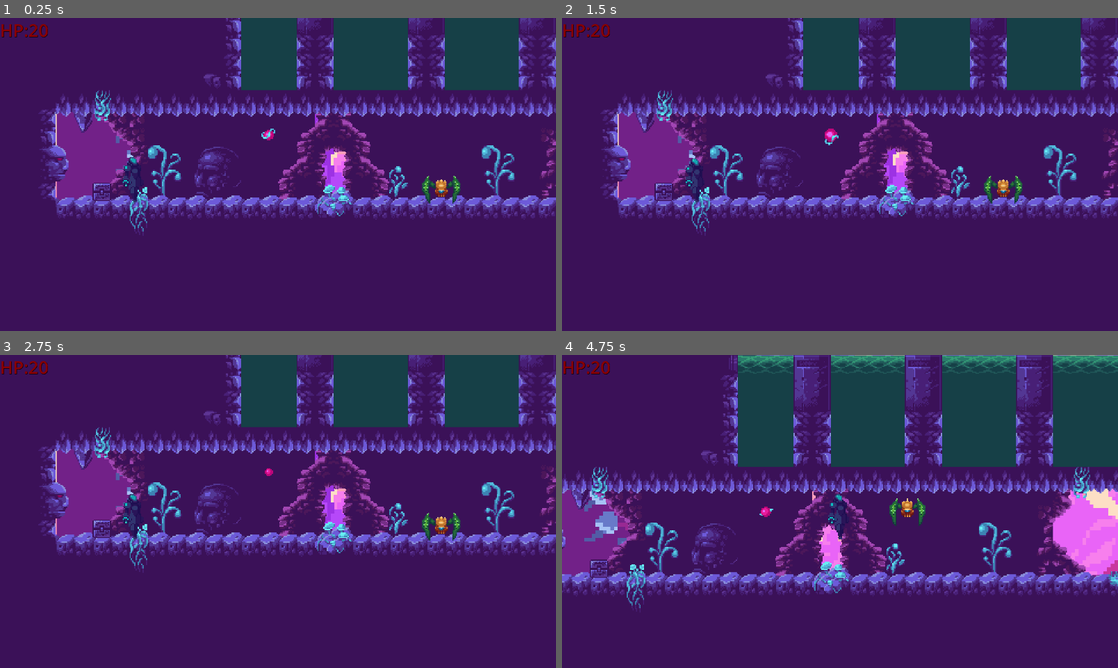
Above: before the commit, frames 1-4 (two rows, left to right).
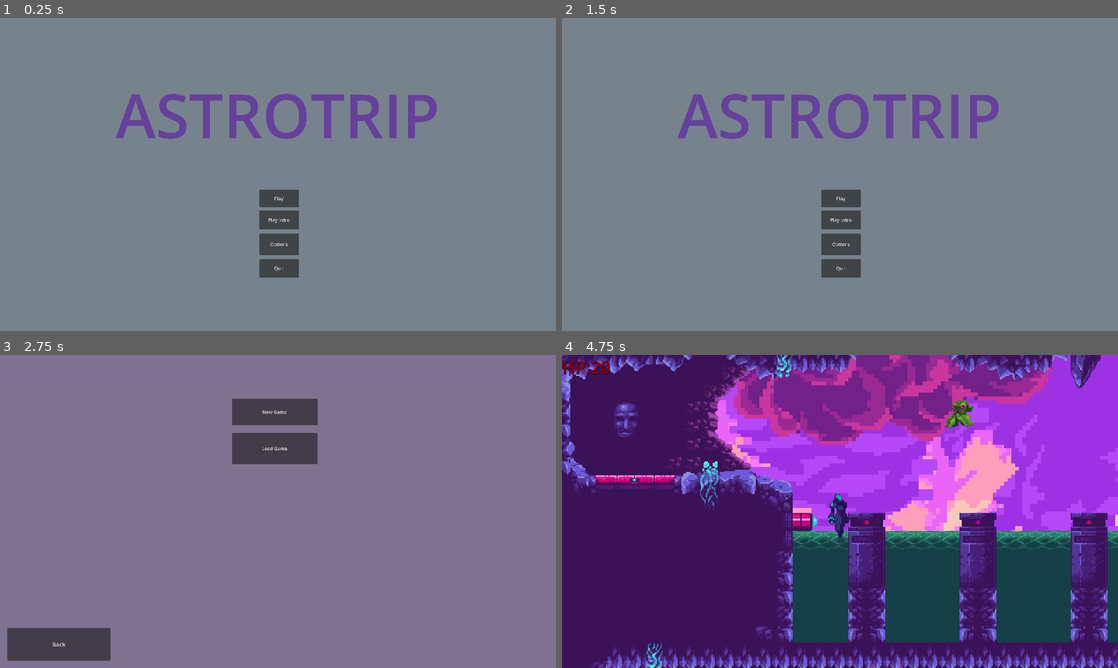
Above: after the commit, the same moments.

Repository: Phlegmlee/Astroshift
Game: Godot game, scene res://Title Page/TilePage.tscn
The game is run twice, just before and just after one commit, with the same random seed, the same clock (stepped at 60 frames per second) and the same inputs. Before the commit the project starts from res://Levels/Level_1_Normal.tscn. Sound files missing from this copy of the repository are replaced by a short silence.
Inputs (mouse positions are in pixels of both pictures, inside the frame that each line leads up to):
- Up to frame 1 (0.25 s): no input
- Up to frame 2 (1.5 s): click (840, 199) at 0.5 s, where only the run after the commit has a clickable "Play"; click (623, 305) at 1.25 s, where only the run after the commit has a clickable "Back"
- Up to frame 3 (2.75 s): click (278, 536) at 2 s, where only the run after the commit has a clickable "Play"
- Up to frame 4 (4.75 s): click (834, 411) at 2.75 s, where only the run after the commit has a clickable "New Game"; move the mouse to (962, 495) at 3.52 s; hold Right (player_right) from 3.53 s (still down); click (962, 495) at 3.6 s; tap W (player_jump) at 3.77, 4.52 s; move the mouse to (728, 527) at 4.27 s; click (728, 527) at 4.35 s

The runs differ from the first frame. In frame 1, 100% of the frame differs, in the area x 0-100%, y 0-100%; in frame 2, 100%; in frame 3, 100%; in frame 4, 69%.

Commit message:
Updated export files for testing

Diff:
--- a/Cutscenes/Intro Cutscene.tscn
+++ b/Cutscenes/Intro Cutscene.tscn
@@ -4660,7 +4660,16 @@
 
 [node name="AnimationPlayer" type="AnimationPlayer" parent="Gas"]
 root_node = NodePath("../AnimatedSprite2D")
-speed_scale = 0.7
 libraries = {
 "": SubResource("AnimationLibrary_b6s38")
 }
+speed_scale = 0.7
+
+[node name="Button" type="Button" parent="."]
+offset_left = 1773.0
+offset_top = 989.0
+offset_right = 1906.0
+offset_bottom = 1067.0
+text = "SKIP"
+
+[connection signal="pressed" from="Button" to="." method="_on_button_pressed"]
--- a/Cutscenes/Intro_Cutscene.gd
+++ b/Cutscenes/Intro_Cutscene.gd
@@ -3,9 +3,8 @@
 
 # Called when the node enters the scene tree for the first time.
 func _ready():
-	MusicController.play_cinematic_music()
+	Music.play_music(Music.intro, 0, 0, 1)
 
 
-# Called every frame. 'delta' is the elapsed time since the previous frame.
-func _process(delta):
-	pass
+func _on_button_pressed():
+	get_tree().change_scene_to_file("res://Title Page/TilePage.tscn")
--- a/Levels/Level_1_Normal.tscn
+++ b/Levels/Level_1_Normal.tscn
@@ -44,19 +44,26 @@
 [node name="Player" type="Node2D" parent="."]
 
 [node name="Player" parent="Player" instance=ExtResource("1_ypanh")]
-position = Vector2(116, 474)
+position = Vector2(74, 246)
 
 [node name="Mobs" type="Node2D" parent="." groups=["Mobs"]]
 
 [node name="crab" parent="Mobs" groups=["Mobs"] instance=ExtResource("4_cxs3e")]
 position = Vector2(827, 294)
 
+[node name="crab2" parent="Mobs" groups=["Mobs"] instance=ExtResource("4_cxs3e")]
+position = Vector2(457, 488)
+
 [node name="Squid" parent="Mobs" groups=["Mobs"] instance=ExtResource("6_l762q")]
 position = Vector2(371, 212)
 motion_mode = 1
 
+[node name="Squid2" parent="Mobs" groups=["Mobs"] instance=ExtResource("6_l762q")]
+position = Vector2(881, 216)
+motion_mode = 1
+
 [node name="Jumper" parent="Mobs" groups=["Mobs"] instance=ExtResource("7_v16pw")]
-position = Vector2(381, 490)
+position = Vector2(172, 489)
 
 [node name="UserInterface" type="CanvasLayer" parent="."]
 
--- a/Player/Player_Script.gd
+++ b/Player/Player_Script.gd
@@ -19,7 +19,8 @@
 	pass
 
 func _process(_delta):
-	pass
+	if Input.is_action_just_pressed("ui_cancel"):
+		get_tree().change_scene_to_file("res://Title Page/TilePage.tscn")
 
 func _physics_process(delta):
 
--- a/Title Page/TilePage.tscn
+++ b/Title Page/TilePage.tscn
@@ -19,27 +19,35 @@
 
 [node name="play button" type="Button" parent="."]
 layout_mode = 0
-offset_left = 920.0
-offset_top = 706.0
-offset_right = 1020.0
-offset_bottom = 756.0
+offset_left = 896.0
+offset_top = 592.0
+offset_right = 1032.0
+offset_bottom = 653.0
 text = "Play"
 
 [node name="options button" type="Button" parent="."]
 layout_mode = 0
-offset_left = 920.0
-offset_top = 770.0
-offset_right = 1020.0
-offset_bottom = 820.0
+offset_left = 896.0
+offset_top = 744.0
+offset_right = 1032.0
+offset_bottom = 818.0
 text = "Options"
 
 [node name="quit button" type="Button" parent="."]
 layout_mode = 0
-offset_left = 920.0
-offset_top = 836.0
-offset_right = 1020.0
-offset_bottom = 886.0
+offset_left = 896.0
+offset_top = 832.0
+offset_right = 1032.0
+offset_bottom = 896.0
 text = "Quit"
+
+[node name="intro button" type="Button" parent="."]
+layout_mode = 0
+offset_left = 896.0
+offset_top = 664.0
+offset_right = 1032.0
+offset_bottom = 729.0
+text = "Play Intro"
 
 [node name="Temporary Title" type="RichTextLabel" parent="."]
 layout_mode = 0
@@ -54,3 +62,4 @@
 [connection signal="pressed" from="play button" to="." method="_on_play_button_pressed"]
 [connection signal="pressed" from="options button" to="." method="_on_options_button_pressed"]
 [connection signal="pressed" from="quit button" to="." method="_on_quit_button_pressed"]
+[connection signal="pressed" from="intro button" to="." method="_on_intro_button_pressed"]
--- a/Title Page/Tile_Page.gd
+++ b/Title Page/Tile_Page.gd
@@ -9,6 +9,9 @@
 func _on_play_button_pressed():
 	get_tree().change_scene_to_file("res://Title Page/LevelSelect.tscn")
 
+func _on_intro_button_pressed():
+	get_tree().change_scene_to_file("res://Cutscenes/Intro Cutscene.tscn")
+
 func _on_options_button_pressed():
 	get_tree().change_scene_to_file("res://Title Page/OptionsPage.tscn")
 
--- a/project.godot
+++ b/project.godot
@@ -11,7 +11,7 @@
 [application]
 
 config/name="AstroShift"
-run/main_scene="res://Levels/Level_1_Normal.tscn"
+run/main_scene="res://Title Page/TilePage.tscn"
 config/features=PackedStringArray("4.2", "Forward Plus")
 run/max_fps=60
 config/icon="res://Assets/Sprite Sheets/power-up/power-up-4.png"
@@ -31,6 +31,7 @@
 window/size/viewport_width=1920
 window/size/viewport_height=1080
 window/stretch/mode="viewport"
+mouse_cursor/custom_image="res://Assets/Sprite Sheets/power-up/power-up-4.png"
 
 [editor]
 
Not shown: 3 places in Cutscenes/Intro Cutscene.tscn that only renumber resources
Not shown, changed: export_presets.cfg
Not shown, changed: README.md
